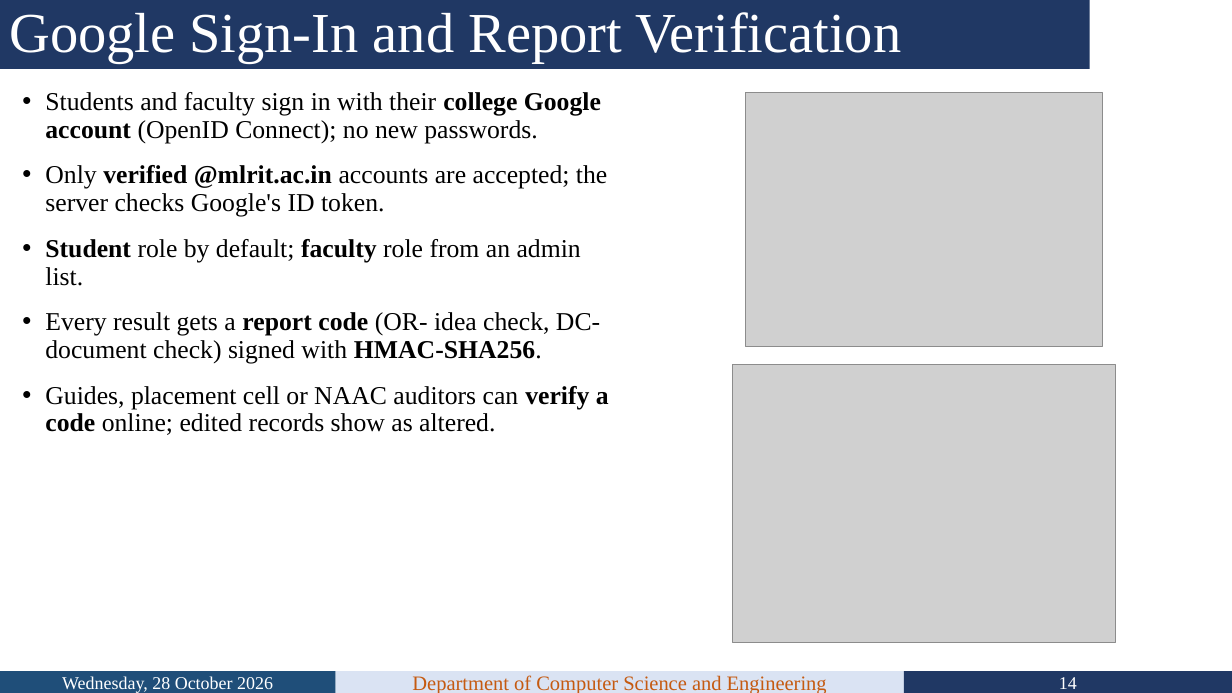
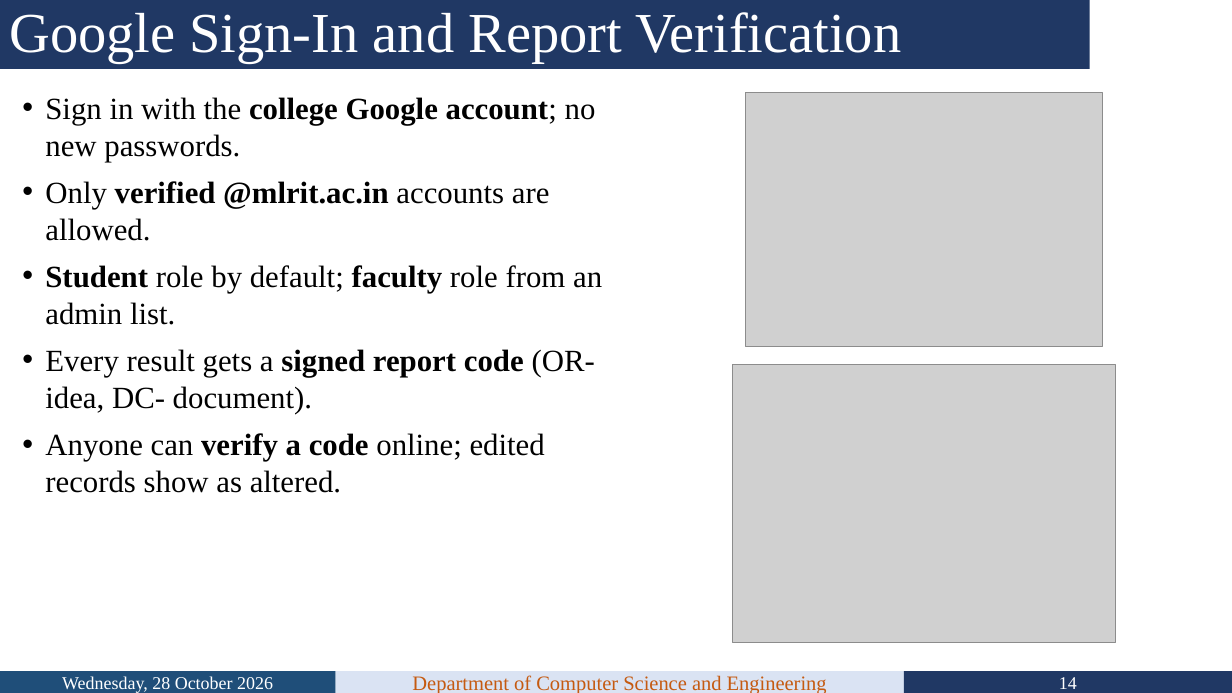
Before and after one commit to VedanshSharma53/Micro-Projects, a slide deck: slide 14 of paper/MP_TG10_Review_PPT_Updated.pptx. Drawn at 1232x693 pixels with LibreOffice and Linux fonts; fonts in the diff are those of the drawing; grey boxes stand for pictures; background and template pictures are left out. Boxes give left, top, right and bottom in pixels: in the first picture for what was removed or moved away, otherwise in the second. Text is boxed around its words. In the diff, an @@ line names an element or a change of style, - is before the commit and + after.

```diff
--- a/paper/MP_TG10_Review_PPT_Updated.pptx
+++ b/paper/MP_TG10_Review_PPT_Updated.pptx
@@ text at [45, 97, 596, 241]: text changed; size 20 to 24 pt @@
-• Students and faculty sign in with their college Google account (OpenID Connect); no new passwords.
-• Only verified @mlrit.ac.in accounts are accepted; the server checks Google's ID token.
+• Sign in with the college Google account; no new passwords.
+• Only verified @mlrit.ac.in accounts are allowed.
@@ text at [45, 265, 602, 325]: size 20 to 24 pt in "Student role by default; faculty role from ..."; line spacing 0.9 to 1; less space between paragraphs @@
@@ text at [45, 349, 595, 493]: text changed; size 20 to 24 pt @@
-• Every result gets a report code (OR- idea check, DC- document check) signed with HMAC-SHA256.
-• Guides, placement cell or NAAC auditors can verify a code online; edited records show as altered.
+• Every result gets a signed report code (OR- idea, DC- document).
+• Anyone can verify a code online; edited records show as altered.
```
Also in this commit, not shown: 19 other slides changed, 4 other files.
